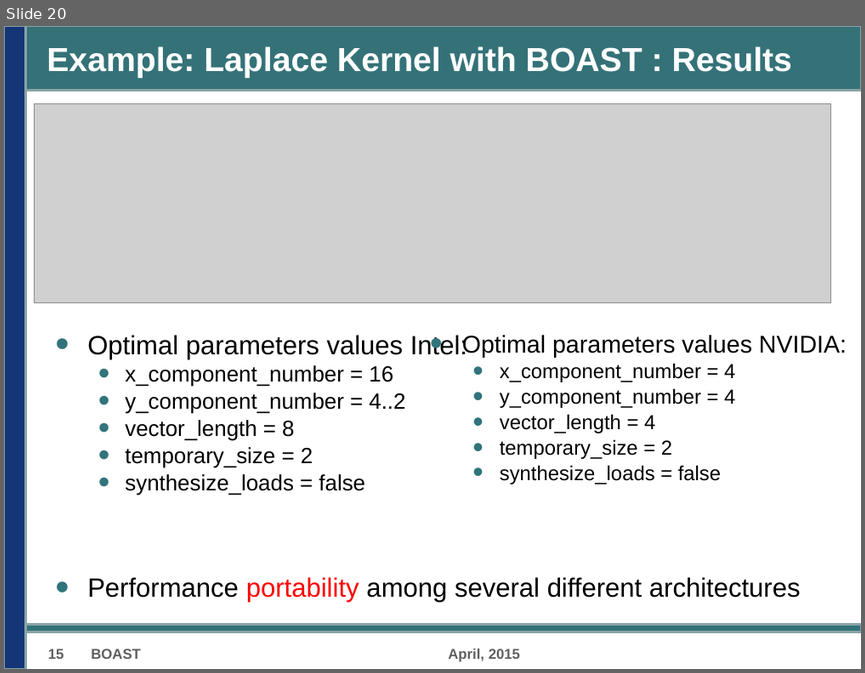
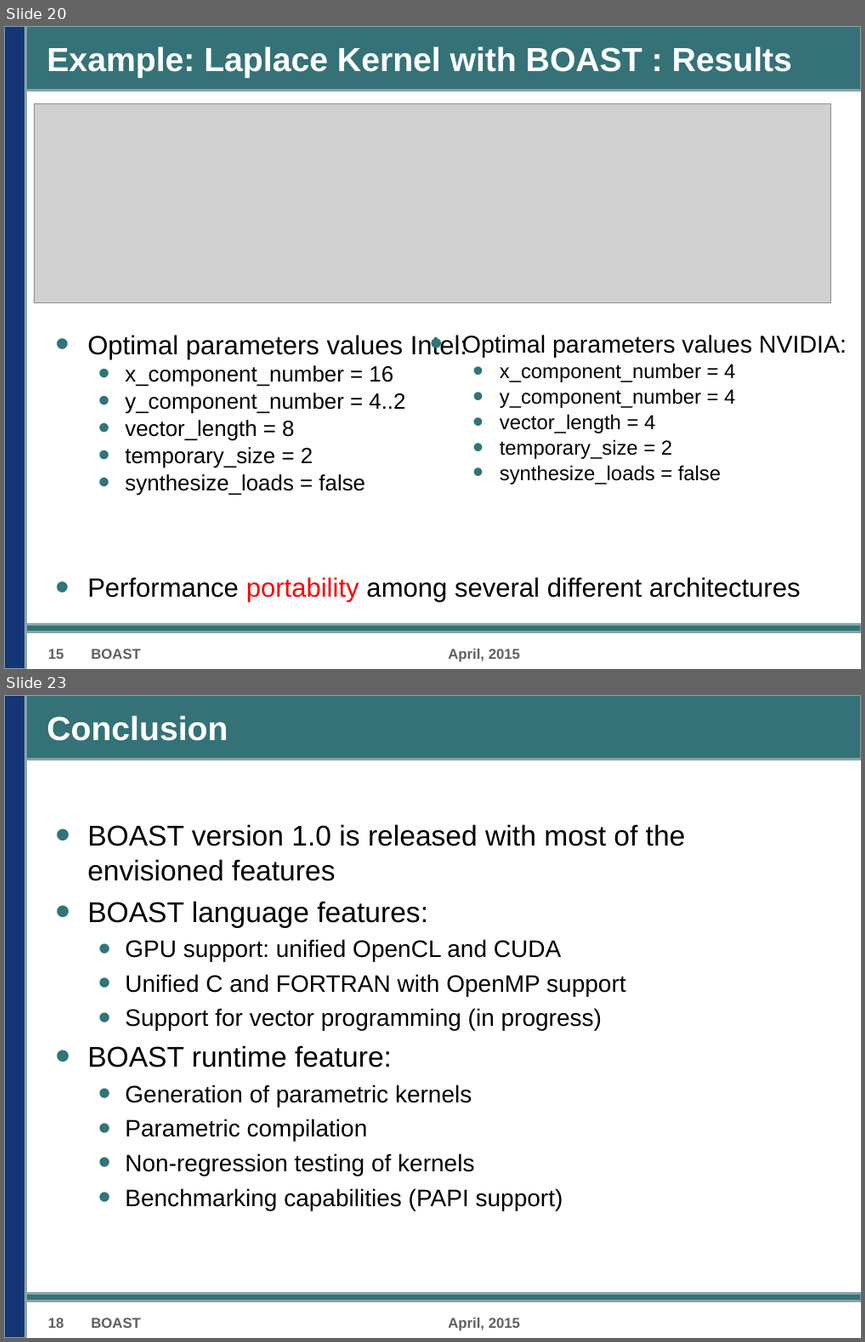
Before and after one commit to Nanosim-LIG/boast-lig, a slide deck: Paper/D5.5/D5.5.odp. Shown one above the other, each under a label of ours: slide 20 before the commit, slides 20 and 23 after it; the slides between them are not shown. The pictures are 865x673 and 865x1342 pixels, drawn with LibreOffice and Linux fonts; fonts in the diff are those of the drawing; grey boxes stand for pictures; background and template pictures are left out. Boxes give left, top, right and bottom in pixels: in the first picture for what was removed or moved away, otherwise in the second. Text is boxed around its words. In the diff, an @@ line names an element or a change of style, - is before the commit and + after.

```diff
--- a/Paper/D5.5/D5.5.odp
+++ b/Paper/D5.5/D5.5.odp
@@ slide 23 added at [4, 695, 861, 1338], background #FFFFFF; not listed: 3 template elements that a slide beside it also shows @@
@@ title added at [46, 715, 228, 741], 28 pt, text #FFFFFF, bold @@
+Conclusion
@@ text added at [87, 824, 686, 1210], 20 pt, text #000000 @@
+• BOAST version 1.0 is released with most of the envisioned features
+• BOAST language features:
+  • GPU support: unified OpenCL and CUDA
+  • Unified C and FORTRAN with OpenMP support
+  • Support for vector programming (in progress)
+• BOAST runtime feature:
+  • Generation of parametric kernels
+  • Parametric compilation
+  • Non-regression testing of kernels
+  • Benchmarking capabilities (PAPI support)
@@ text added at [48, 1317, 64, 1327], 12 pt, text #5F5F5F, bold @@
+18
@@ text added at [91, 1317, 141, 1327], 12 pt, text #5F5F5F, bold @@
+BOAST
@@ text added at [448, 1317, 520, 1331], 12 pt, text #5F5F5F, bold @@
+April, 2015
```
Also in this commit, not shown: 2 slides changed, 1 other slide added.
